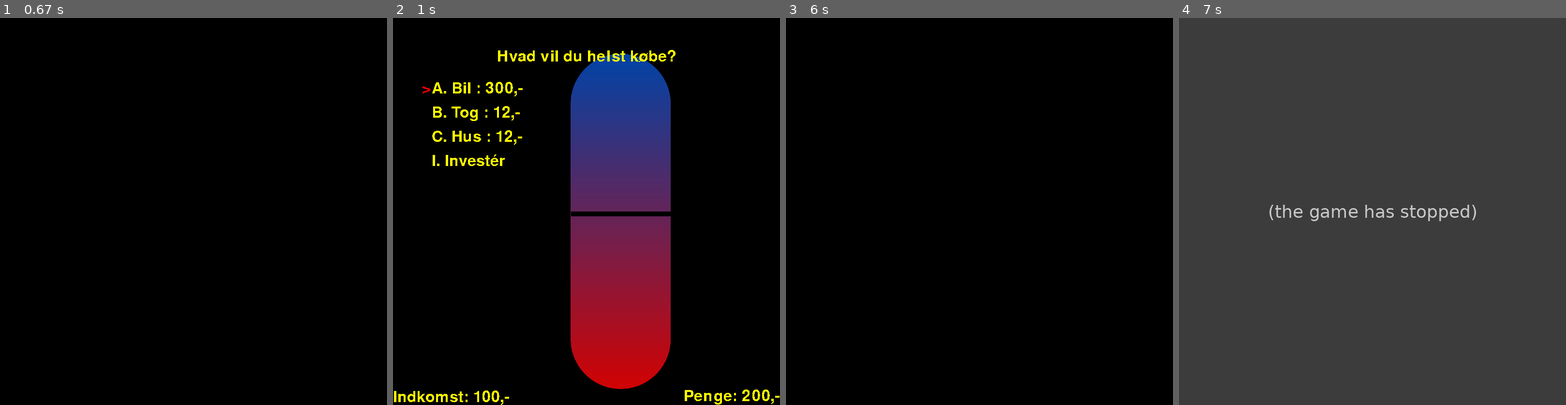
Above: before the commit, frames 1-4 (left to right).
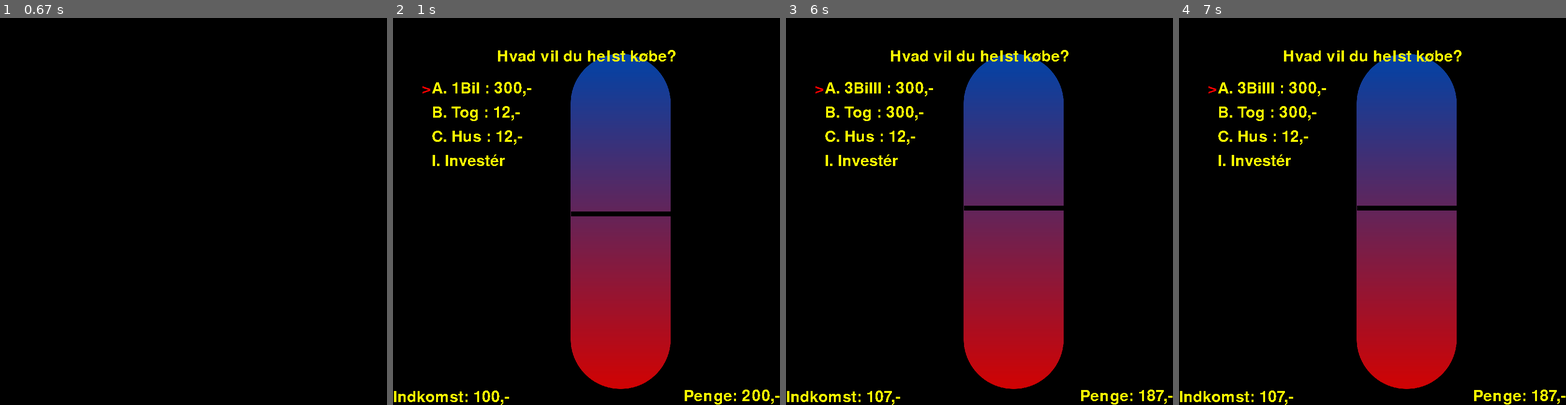
Above: after the commit, the same moments.

Repository: toke-dk/FIRE-game
Game: pygame game, started from main.py
The game is run twice, just before and just after one commit, with the same random seed, the same clock (stepped at 60 frames per second) and the same inputs.
Inputs:
- Up to frame 1 (0.67 s): tap Enter at 0.33 s
- Up to frame 2 (1 s): type "an" at 0.67 s
- Up to frame 3 (6 s): type "n" at 1 s; tap Enter at 1.2, 1.58, 2.13, 3.9, 4.45, 5.33, 5.88 s; type "a" at 1.45 s; type "r" at 2 s; tap B at 2.55 s; tap 3 at 2.88 s; type "o" at 3.77 s; type "i" at 4.32 s; tap 1 at 4.87 s; type "t" at 5.2 s; type "s" at 5.75 s
- Up to frame 4 (7 s): type "n" at 6.3 s; tap Enter at 6.43, 6.98 s; type "l" at 6.85 s

Frame 1 is identical in both runs. In frame 2, 0.2% of the frame differs, in the area x 15-36%, y 16-21%; in frame 3, 23%; in frame 4, 100%, in the area x 0-100%, y 0-100%.
Before the commit the program exited at 6.95 s; later frames show no game.

Commit message:
only starts new round, if there is a nother question

Diff:
--- a/main.py
+++ b/main.py
@@ -31,25 +31,25 @@
 
 quiz_sets = [
             {"spørgsmål": "Hvad vil du helst købe?",
-             "valgmuligheder": [{"tekst": "A. Bil", "point": 2, "pris": 300, "inkomststigning": 10},
+             "valgmuligheder": [{"tekst": "A. 1Bil", "point": 2, "pris": 300, "inkomststigning": 10},
                                 {"tekst": "B. Tog", "point": 5, "pris": 12, "inkomststigning": 7},
                                 {"tekst": "C. Hus", "point": 100, "pris": 12, "inkomststigning": 10}],
              "svar": "A"
              },
             {"spørgsmål": "Hvad vil du helst købe?",
-             "valgmuligheder": [{"tekst": "A. Bill", "point": 2, "pris": 300, "inkomststigning": 10},
+             "valgmuligheder": [{"tekst": "A. 2Bill", "point": 2, "pris": 300, "inkomststigning": 10},
                                 {"tekst": "B. Tog", "point": 5, "pris": 12, "inkomststigning": 7},
                                 {"tekst": "C. Hus", "point": 100, "pris": 12, "inkomststigning": 10}],
              "svar": "A"
              },
             {"spørgsmål": "Hvad vil du helst købe?",
-             "valgmuligheder": [{"tekst": "A. Billl", "point": 2, "pris": 300, "inkomststigning": 10},
+             "valgmuligheder": [{"tekst": "A. 3Billl", "point": 2, "pris": 300, "inkomststigning": 10},
                                 {"tekst": "B. Tog", "point": 5, "pris": 300, "inkomststigning": 7},
                                 {"tekst": "C. Hus", "point": 100, "pris": 12, "inkomststigning": 10}],
              "svar": "A"
              },
             {"spørgsmål": "Hvad vil du helst købeee?",
-             "valgmuligheder": [{"tekst": "A. Billll", "point": 2, "pris": 100, "inkomststigning": 10},
+             "valgmuligheder": [{"tekst": "A. 4Billll", "point": 2, "pris": 100, "inkomststigning": 10},
                                 {"tekst": "B. Tog", "point": 5, "pris": 12, "inkomststigning": 7},
                                 {"tekst": "C. Hus", "point": 100, "pris": 12, "inkomststigning": 10}],
              "svar": "A"
@@ -198,8 +198,10 @@
                         # new round
                         screen.fill((0,0,0))
                         invest_screen = False
+                        # only start new round if there is another question
                         question_id += 1
-                        quiz_set = next_question(quiz_sets, question_id)
+                        if question_id < len(quiz_sets):
+                            quiz_set = next_question(quiz_sets, question_id)
             text_surface = font.render(investing_amount, True, (255, 255, 0))
             screen.blit(text_surface, input_rect)
             pygame.display.flip()
@@ -229,9 +231,10 @@
                         inkomst += quiz_set["valgmuligheder"][arrow["number"]]["inkomststigning"]
 
                         arrow["number"] = 0
-                        question_id += 1
-                        print(f"id: {question_id}")
-                        quiz_set = next_question(quiz_sets, question_id)
+                        # only start new round if there is another question
+                        if question_id < len(quiz_sets):
+                            quiz_set = next_question(quiz_sets, question_id)
+
 
             penge_tekst = font.render(f"Penge: {penge},-", False, (250, 250, 0))
             inkomst_tekst = font.render(f"Indkomst: {inkomst},-", False, (250, 250, 0))
@@ -281,7 +284,7 @@
 
             pygame.display.flip()
             screen.fill(color=(0, 0, 0))
-            if question_id == len(quiz_sets)-1:
+            if question_id == len(quiz_sets):
                 time.sleep(1)
                 running = False
                 quit()
